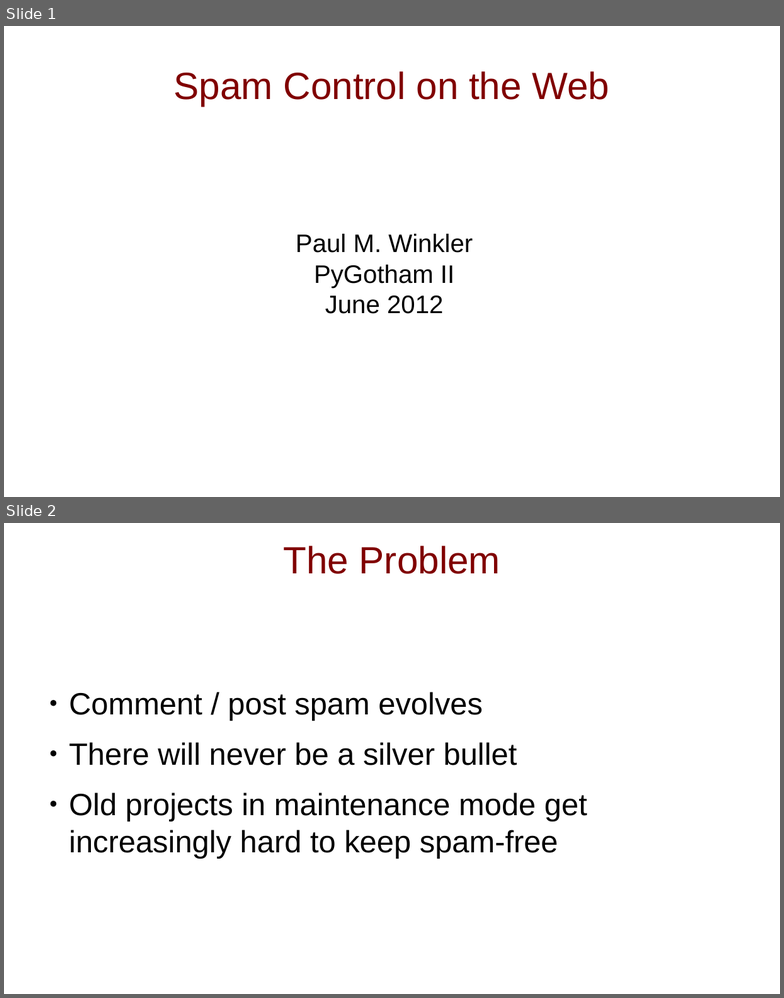
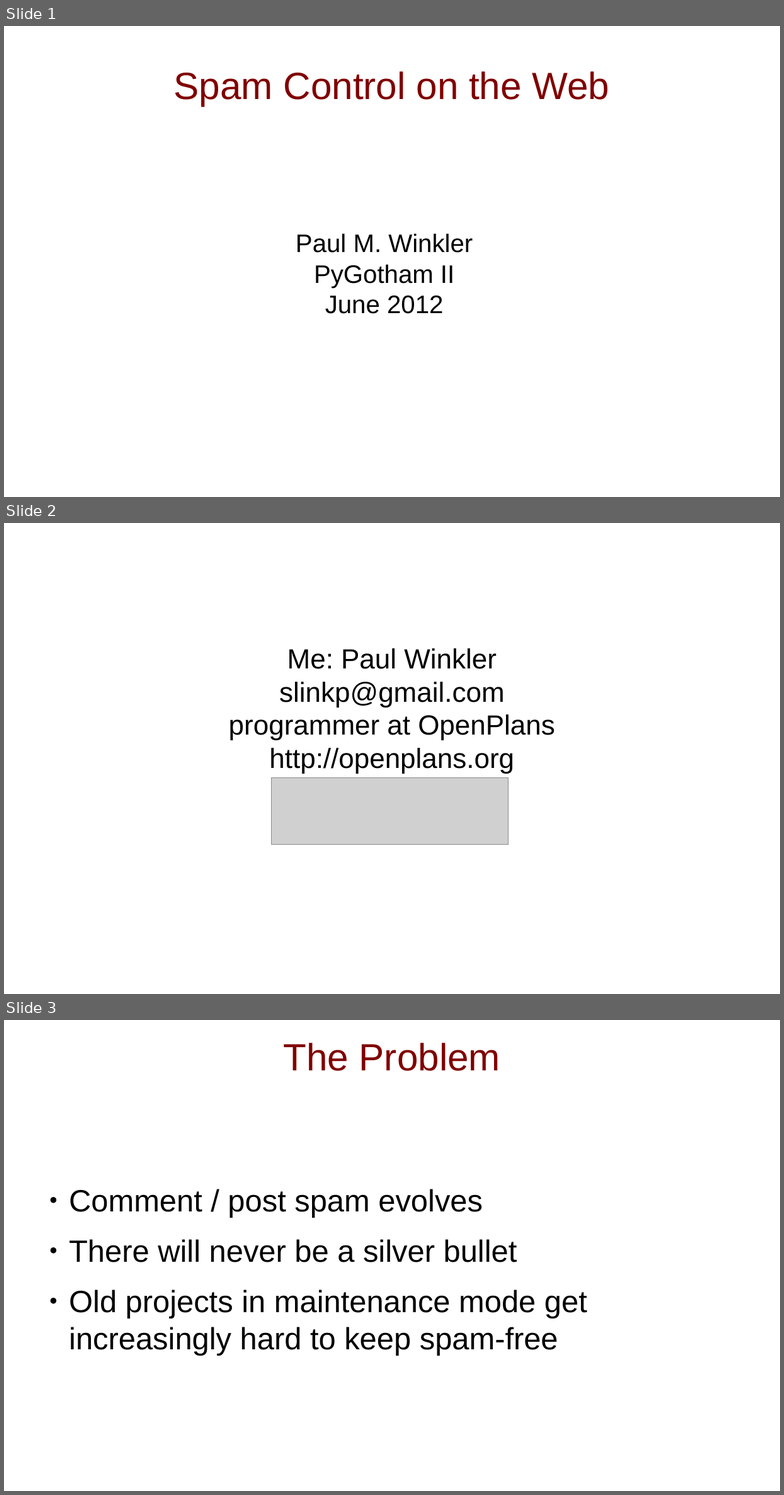
Before and after one commit to slinkp/pygotham_hamage_demo, a slide deck: pygotham2_hamage_slides.odp. Shown one above the other, each under a label of ours: slides 1 and 2 before the commit, slides 1, 2 and 3 after it. The pictures are 784x998 and 784x1495 pixels, drawn with LibreOffice and Linux fonts; fonts in the diff are those of the drawing; grey boxes stand for pictures. Boxes give left, top, right and bottom in pixels: in the first picture for what was removed or moved away, otherwise in the second. Text is boxed around its words. In the diff, an @@ line names an element or a change of style, - is before the commit and + after.

Commit message:
added about me & openplans to slides

```diff
--- a/pygotham2_hamage_slides.odp
+++ b/pygotham2_hamage_slides.odp
@@ slide 2 added at (4, 523, 780, 994), background #FFFFFF @@
@@ subtitle added at (229, 648, 555, 774), 36 pt, text #000000 @@
+Me: Paul Winkler
+slinkp@gmail.com
+programmer at OpenPlans
+http://openplans.org
@@ picture added at (272, 778, 509, 844) @@
@@ what was slide 2 is now slide 3 @@
```
Also in this commit, not shown: 2 other files.
